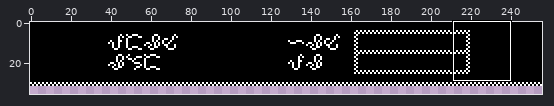
File history of a pixel-art file, sprites/UI.ase. The first picture is a wide view before the edit; the outline marks the close-up.
Close-up. Earlier state:
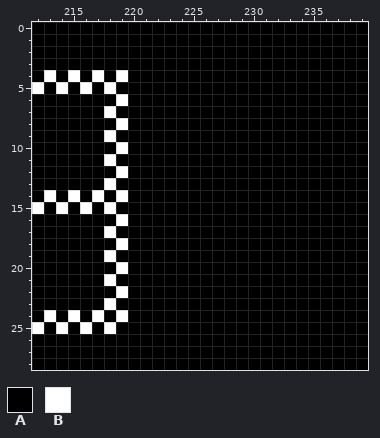
256x240 pixels, 1 frame. Shown: x 212..239, y 0..28. The wide view leaves out empty margins. The commit also changed other parts of the picture, which this record leaves out.
Visible layers, top first: "Layer 1", "Layer".
Palette (. is transparent): A #000000  B #ffffff
Pixels before, first column x 212:
 0 AAAAAAAAAAAAAAAAAAAAAAAAAAAA
 1 AAAAAAAAAAAAAAAAAAAAAAAAAAAA
 2 AAAAAAAAAAAAAAAAAAAAAAAAAAAA
 3 AAAAAAAAAAAAAAAAAAAAAAAAAAAA
 4 ABABABABAAAAAAAAAAAAAAAAAAAA
 5 BABABABAAAAAAAAAAAAAAAAAAAAA
 6 AAAAAAABAAAAAAAAAAAAAAAAAAAA
 7 AAAAAABAAAAAAAAAAAAAAAAAAAAA
 8 AAAAAAABAAAAAAAAAAAAAAAAAAAA
 9 AAAAAABAAAAAAAAAAAAAAAAAAAAA
10 AAAAAAABAAAAAAAAAAAAAAAAAAAA
11 AAAAAABAAAAAAAAAAAAAAAAAAAAA
12 AAAAAAABAAAAAAAAAAAAAAAAAAAA
13 AAAAAABAAAAAAAAAAAAAAAAAAAAA
14 ABABABABAAAAAAAAAAAAAAAAAAAA
15 BABABABAAAAAAAAAAAAAAAAAAAAA
16 AAAAAAABAAAAAAAAAAAAAAAAAAAA
17 AAAAAABAAAAAAAAAAAAAAAAAAAAA
18 AAAAAAABAAAAAAAAAAAAAAAAAAAA
19 AAAAAABAAAAAAAAAAAAAAAAAAAAA
20 AAAAAAABAAAAAAAAAAAAAAAAAAAA
21 AAAAAABAAAAAAAAAAAAAAAAAAAAA
22 AAAAAAABAAAAAAAAAAAAAAAAAAAA
23 AAAAAABAAAAAAAAAAAAAAAAAAAAA
24 ABABABABAAAAAAAAAAAAAAAAAAAA
25 BABABABAAAAAAAAAAAAAAAAAAAAA
26 AAAAAAAAAAAAAAAAAAAAAAAAAAAA
27 AAAAAAAAAAAAAAAAAAAAAAAAAAAA
28 AAAAAAAAAAAAAAAAAAAAAAAAAAAA
New version:
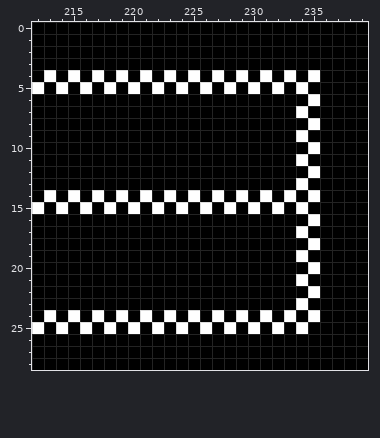
Diff:
{"where": "layer \"Layer 1\""}
{"y":4,"x":221,"old":"A","new":"B"}
{"y":4,"x":223,"old":"A","new":"B"}
{"y":4,"x":225,"old":"A","new":"B"}
{"y":4,"x":227,"old":"A","new":"B"}
{"y":4,"x":229,"old":"A","new":"B"}
{"y":4,"x":231,"old":"A","new":"B"}
{"y":4,"x":233,"old":"A","new":"B"}
{"y":4,"x":235,"old":"A","new":"B"}
{"y":5,"x":220,"old":"A","new":"B"}
{"y":5,"x":222,"old":"A","new":"B"}
{"y":5,"x":224,"old":"A","new":"B"}
{"y":5,"x":226,"old":"A","new":"B"}
{"y":5,"x":228,"old":"A","new":"B"}
{"y":5,"x":230,"old":"A","new":"B"}
{"y":5,"x":232,"old":"A","new":"B"}
{"y":5,"x":234,"old":"A","new":"B"}
{"y":6,"x":219,"old":"B","new":"A"}
{"y":6,"x":235,"old":"A","new":"B"}
{"y":7,"x":218,"old":"B","new":"A"}
{"y":7,"x":234,"old":"A","new":"B"}
{"y":8,"x":219,"old":"B","new":"A"}
{"y":8,"x":235,"old":"A","new":"B"}
{"y":9,"x":218,"old":"B","new":"A"}
{"y":9,"x":234,"old":"A","new":"B"}
{"y":10,"x":219,"old":"B","new":"A"}
{"y":10,"x":235,"old":"A","new":"B"}
{"y":11,"x":218,"old":"B","new":"A"}
{"y":11,"x":234,"old":"A","new":"B"}
{"y":12,"x":219,"old":"B","new":"A"}
{"y":12,"x":235,"old":"A","new":"B"}
{"y":13,"x":218,"old":"B","new":"A"}
{"y":13,"x":234,"old":"A","new":"B"}
{"y":14,"x":221,"old":"A","new":"B"}
{"y":14,"x":223,"old":"A","new":"B"}
{"y":14,"x":225,"old":"A","new":"B"}
{"y":14,"x":227,"old":"A","new":"B"}
{"y":14,"x":229,"old":"A","new":"B"}
{"y":14,"x":231,"old":"A","new":"B"}
{"y":14,"x":233,"old":"A","new":"B"}
{"y":14,"x":235,"old":"A","new":"B"}
{"y":15,"x":220,"old":"A","new":"B"}
{"y":15,"x":222,"old":"A","new":"B"}
{"y":15,"x":224,"old":"A","new":"B"}
{"y":15,"x":226,"old":"A","new":"B"}
{"y":15,"x":228,"old":"A","new":"B"}
{"y":15,"x":230,"old":"A","new":"B"}
{"y":15,"x":232,"old":"A","new":"B"}
{"y":15,"x":234,"old":"A","new":"B"}
{"y":16,"x":219,"old":"B","new":"A"}
{"y":16,"x":235,"old":"A","new":"B"}
{"y":17,"x":218,"old":"B","new":"A"}
{"y":17,"x":234,"old":"A","new":"B"}
{"y":18,"x":219,"old":"B","new":"A"}
{"y":18,"x":235,"old":"A","new":"B"}
{"y":19,"x":218,"old":"B","new":"A"}
{"y":19,"x":234,"old":"A","new":"B"}
{"y":20,"x":219,"old":"B","new":"A"}
{"y":20,"x":235,"old":"A","new":"B"}
{"y":21,"x":218,"old":"B","new":"A"}
{"y":21,"x":234,"old":"A","new":"B"}
{"y":22,"x":219,"old":"B","new":"A"}
{"y":22,"x":235,"old":"A","new":"B"}
{"y":23,"x":218,"old":"B","new":"A"}
{"y":23,"x":234,"old":"A","new":"B"}
{"y":24,"x":221,"old":"A","new":"B"}
{"y":24,"x":223,"old":"A","new":"B"}
{"y":24,"x":225,"old":"A","new":"B"}
{"y":24,"x":227,"old":"A","new":"B"}
{"y":24,"x":229,"old":"A","new":"B"}
{"y":24,"x":231,"old":"A","new":"B"}
{"y":24,"x":233,"old":"A","new":"B"}
{"y":24,"x":235,"old":"A","new":"B"}
{"y":25,"x":220,"old":"A","new":"B"}
{"y":25,"x":222,"old":"A","new":"B"}
{"y":25,"x":224,"old":"A","new":"B"}
{"y":25,"x":226,"old":"A","new":"B"}
{"y":25,"x":228,"old":"A","new":"B"}
{"y":25,"x":230,"old":"A","new":"B"}
{"y":25,"x":232,"old":"A","new":"B"}
{"y":25,"x":234,"old":"A","new":"B"}
{"label":"changed","picture_box":[104,70,320,334]}
